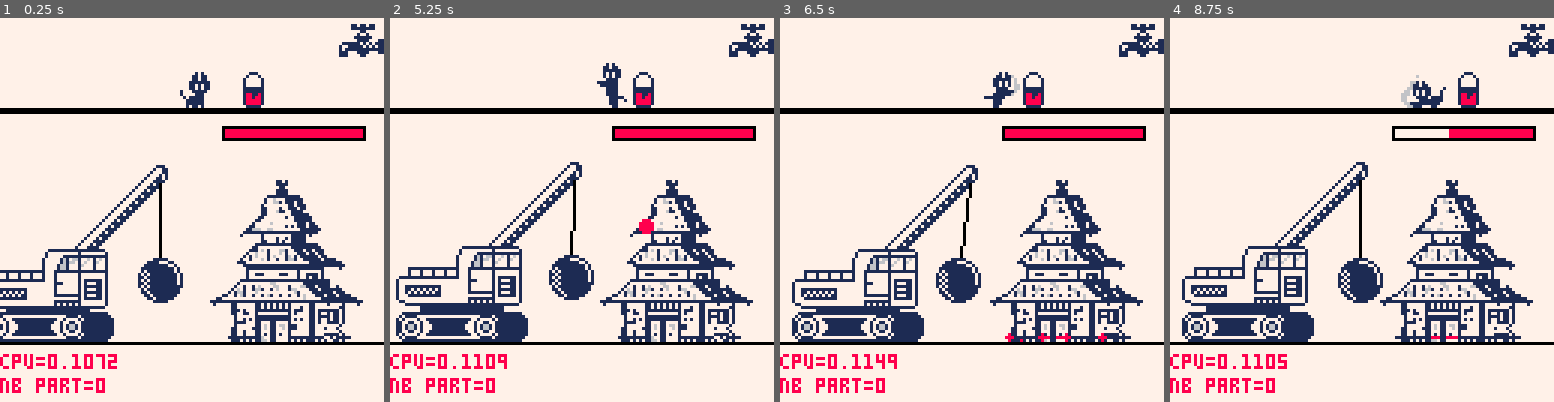
Above: before the commit, frames 1-4 (left to right).
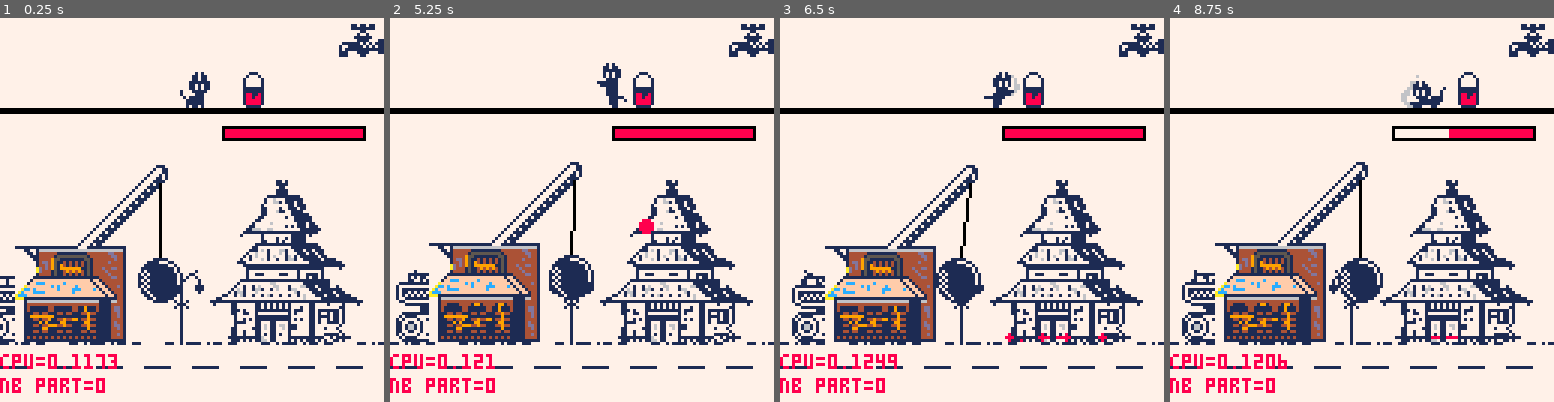
Above: after the commit, the same moments.

Repository: Arche-san/retrocat
Game: PICO-8 cartridge retrocat.p8
The game is run twice, just before and just after one commit, with the same random seed, the same clock (stepped at 60 frames per second) and the same inputs.
Inputs:
- Up to frame 1 (0.25 s): no input
- Up to frame 2 (5.25 s): tap X (X key) at 0.33, 1.07, 1.85, 2.97, 4.08, 5.2 s; tap O (Z key) at 0.7, 1.7, 2.1, 2.5, 2.9, 3.3, 3.7, 4.1, 4.5, 4.9 s; hold Right 1.6-2.1 s; hold Right 2.47-3.03 s; hold Left 3.08-3.58 s; hold Right 4.02-4.68 s; hold Left from 5.08 s (still down)
- Up to frame 3 (6.5 s): tap O (Z key) at 5.3, 5.7, 6.1 s; release Left at 5.68 s; hold Right from 6.08 s (still down); tap X (X key) at 6.32 s
- Up to frame 4 (8.75 s): tap O (Z key) every 0.4 s from 6.5 to 8.5 s; release Right at 6.58 s; hold Right 6.63-7.13 s; tap X (X key) at 7.43, 8.55 s; hold Right 7.5-8.07 s; hold Left 8.12-8.62 s

The runs differ from the first frame. In frame 1, 7.0% of the frame differs, in the area x 0-100%, y 59-92%; in frame 2, 7.3%, in the area x 0-100%, y 58-92%; in frame 3, 7.0%; in frame 4, 7.3%.

Commit message:
Add 4th house, road + street lights

Diff:
--- a/retrocat.p8
+++ b/retrocat.p8
@@ -837,9 +837,34 @@
 function bg_draw()
  rectfill(0,0,128,128,7)
  --ground
- rectfill(0, ground_y, 128, ground_y, 0)
+ bg_road(108)
  --scaffolding
  rectfill(0, scaffolding_y, 128, scaffolding_y+1, 0)
+end
+
+function bg_road(y)
+ --top road
+ local sp = 12
+ for i=0,16 do
+  sspr(0,sp,8,1,i*8,y)
+  sp += 1
+  if(sp > 15) sp = 12
+ end
+ --lines
+ for i=0,16 do
+  if(i%2 == 0) line(i*8,y+8,i*8+8,y+8,1)
+ end
+ --street lights
+ local x1 = 13
+ local x2 = 60
+ line(x1,y,x1,y-20,1)
+ spr(0,x1-7,y-24)
+ spr(0,x1,y-24,1,1,true)
+ sspr(0,8,5,3,x1-2,y-14)
+ line(x2,y,x2,y-20,1)
+ spr(0,x2-7,y-24)
+ spr(0,x2,y-24,1,1,true)
+ sspr(0,8,5,3,x2-2,y-14)
 end
 
 
Not shown, changed: 89 lines of the sprite sheet (__gfx__) section of retrocat.p8
